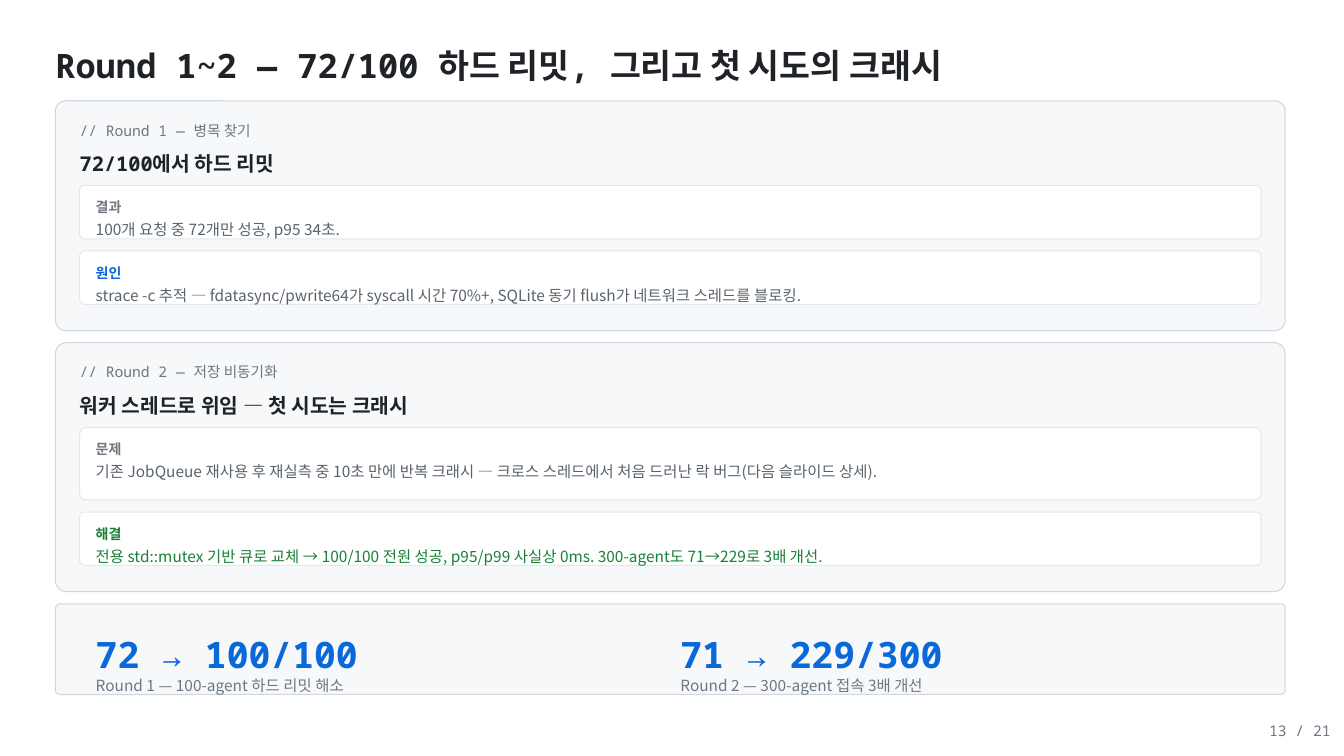
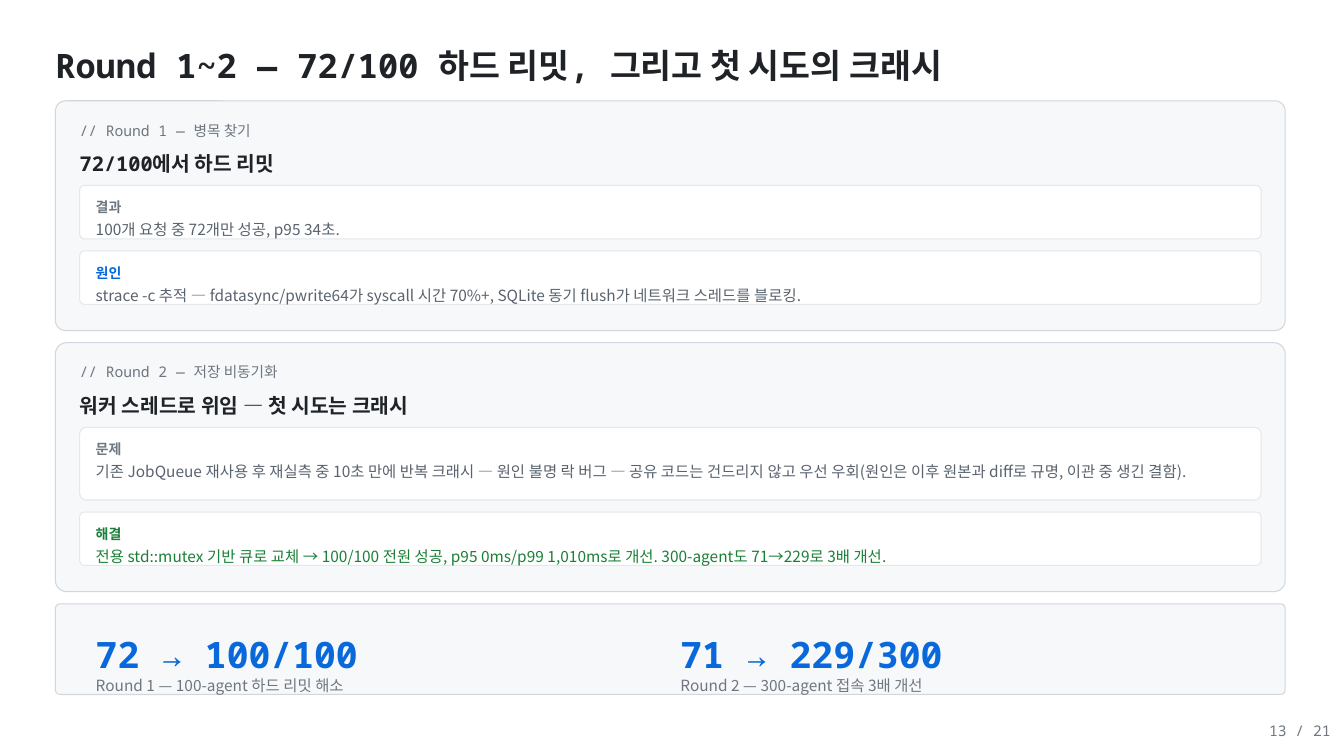
Before and after one commit to shkim4548/APM, a slide deck: slide 13 of Docs/portfolio_apm_light.pptx. Drawn at 1344x756 pixels with LibreOffice and Linux fonts; fonts in the diff are those of the drawing. Boxes give left, top, right and bottom in pixels: in the first picture for what was removed or moved away, otherwise in the second. Text is boxed around its words. In the diff, an @@ line names an element or a change of style, - is before the commit and + after.

```diff
--- a/Docs/portfolio_apm_light.pptx
+++ b/Docs/portfolio_apm_light.pptx
@@ text at (96, 464, 1186, 480): text changed @@
-기존 JobQueue 재사용 후 재실측 중 10초 만에 반복 크래시 — 크로스 스레드에서 처음 드러난 락 버그(다음 슬라이드 상세).
+기존 JobQueue 재사용 후 재실측 중 10초 만에 반복 크래시 — 원인 불명 락 버그 — 공유 코드는 건드리지 않고 우선 우회(원인은 이후 원본과 diff로 규명, 이관 중 생긴 결함).
@@ text at (96, 549, 887, 566): text changed @@
-전용 std::mutex 기반 큐로 교체 → 100/100 전원 성공, p95/p99 사실상 0ms. 300-agent도 71→229로 3배 개선.
+전용 std::mutex 기반 큐로 교체 → 100/100 전원 성공, p95 0ms/p99 1,010ms로 개선. 300-agent도 71→229로 3배 개선.
```
Also in this commit, not shown: 9 other slides changed, 1 slide added, 1 slide removed, 4 other files.
